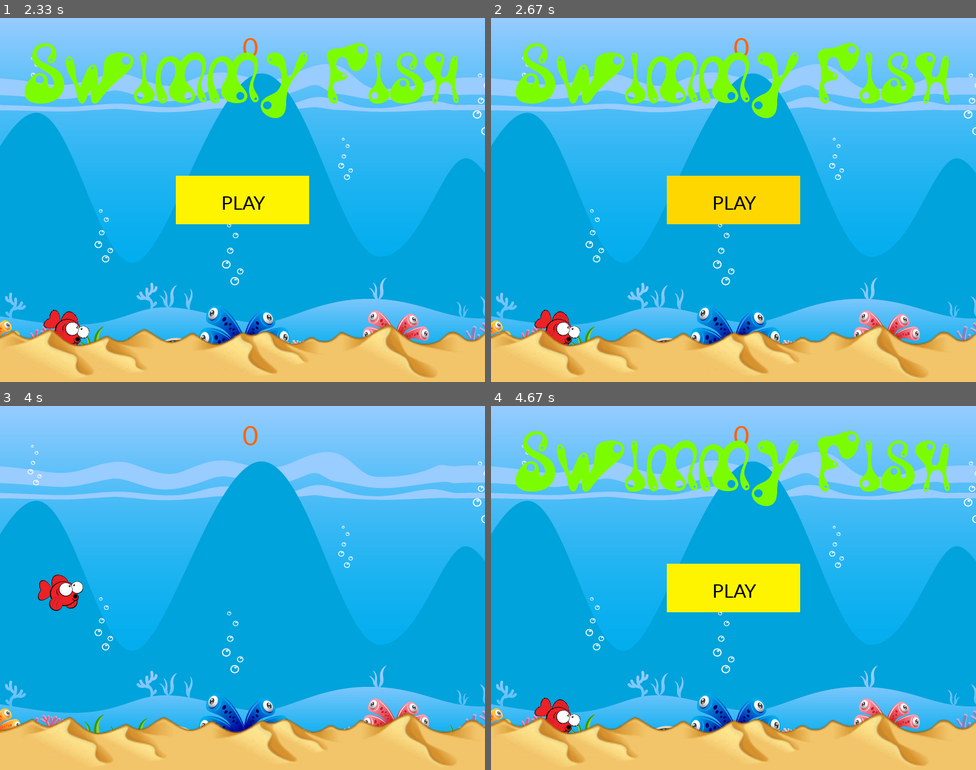
Above: before the commit, frames 1-4 (two rows, left to right).
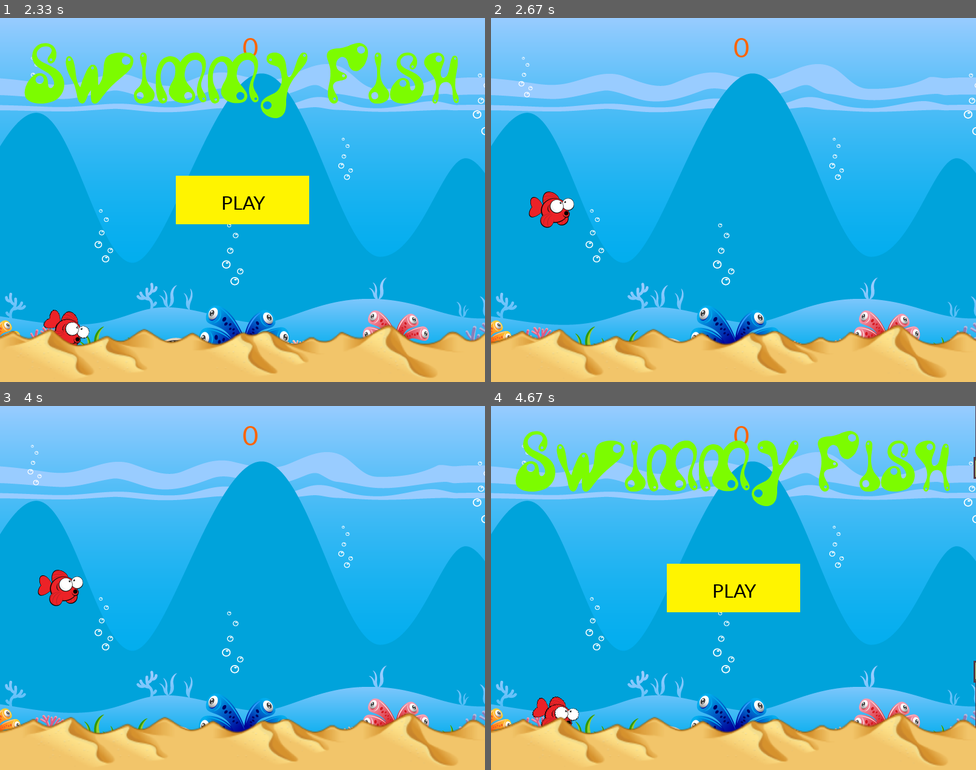
Above: after the commit, the same moments.

Repository: okandiah/Project
Game: pygame game, started from FlappyFish.py
Same seed, same stepped clock (60 frames per second), same inputs: the game is played once before the commit and once after it.
Inputs (mouse positions are in pixels of both pictures, inside the frame that each line leads up to):
- Up to frame 1 (2.33 s): click (242, 200) at 0.38 s; click (160, 287) at 0.72 s; click "PLAY" at 1.62 s; click (247, 87) at 1.95 s
- Up to frame 2 (2.67 s): click (694, 178) at 2.62 s
- Up to frame 3 (4 s): click (198, 456) at 2.95 s; click (194, 591) at 3.62 s; click (218, 591) at 3.95 s
- Up to frame 4 (4.67 s): click (588, 602) at 4.28 s

Frame 1 is identical in both runs. In frame 2, 16% of the frame differs, in the area x 0-100%, y 6-99%; in frame 3, 1.3%; in frame 4, 5.7%.

Commit message:
more captions

Diff:
--- a/FlappyFish.py
+++ b/FlappyFish.py
@@ -255,45 +255,44 @@
     color_light = (255, 215, 0)
     color_dark = (255, 244, 0)
 
-    instructionfont = pygame.font.SysFont('Corbel', 35)
-    itext = instructionfont.render('PLAY', True, color)
+    playfont = pygame.font.SysFont('Corbel', 35)
+    ptext = playfont.render('PLAY', True, color)
     titlefont = pygame.font.Font('waterpark.ttf', 120)
     title = titlefont.render("Swimmy Fish", True, title_colour)
     screen.blit(title, (40, 40))
 
+    # Sizing of buttons
+    ibutton_width = 220
+    ibutton_height = 80
+    ibutton_x = (width - ibutton_width) // 2
+    ibutton_y = (height - ibutton_height) // 2
+
     while True:
+        mouse = pygame.mouse.get_pos()
+
         for event in pygame.event.get():
+
+            # Checks if window is being closed
             if event.type == pygame.QUIT:
                 pygame.quit()
                 sys.exit()
 
-            # Creating buttons
+            # If play button is clicked, play_screen() is called and the game starts
             if event.type == pygame.MOUSEBUTTONDOWN:
                 mouse = pygame.mouse.get_pos()
-                button_width = 200
-                button_height = 70
-                button_x = (width - button_width) // 2
-                button_y = (height - button_height) // 2
-
-                if button_x <= mouse[0] <= button_x + button_width and button_y <= mouse[1] <= button_y + button_height:
+
+                if ibutton_x <= mouse[0] <= ibutton_x + ibutton_width and ibutton_y <= mouse[1] <= ibutton_y + ibutton_height:
                     run = True
                     play_screen()
 
-        # Sizing of buttons
-        ibutton_width = 220
-        ibutton_height = 80
-        ibutton_x = (width - ibutton_width) // 2
-        ibutton_y = (height - ibutton_height) // 2
-
-        mouse = pygame.mouse.get_pos()
-
+        # Drawing button and changing button color based on mouse hovering
         if ibutton_x <= mouse[0] <= ibutton_x + ibutton_width and ibutton_y <= mouse[1] <= ibutton_y + ibutton_height:
             pygame.draw.rect(screen, color_light, [ibutton_x, ibutton_y, ibutton_width, ibutton_height])
         else:
             pygame.draw.rect(screen, color_dark, [ibutton_x, ibutton_y, ibutton_width, ibutton_height])
 
-
-        screen.blit(itext, (ibutton_x + 75, ibutton_y + 25))
+        # Displaying text on button
+        screen.blit(ptext, (ibutton_x + 75, ibutton_y + 25))
 
         pygame.display.update()
 
